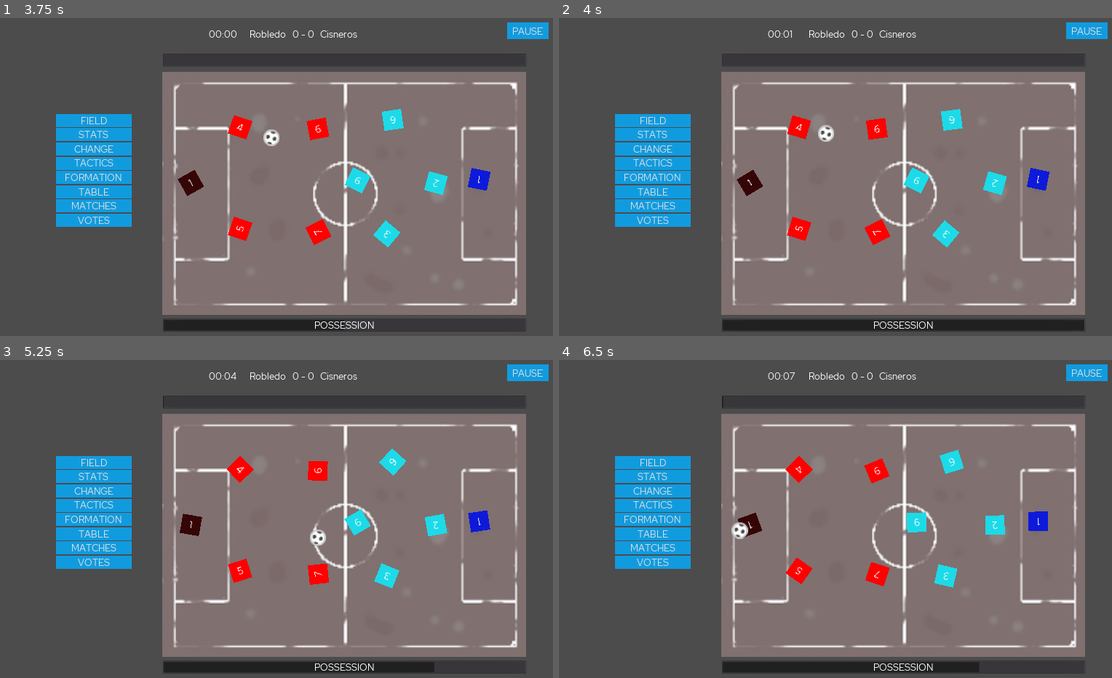
Above: before the commit, frames 1-4 (two rows, left to right).
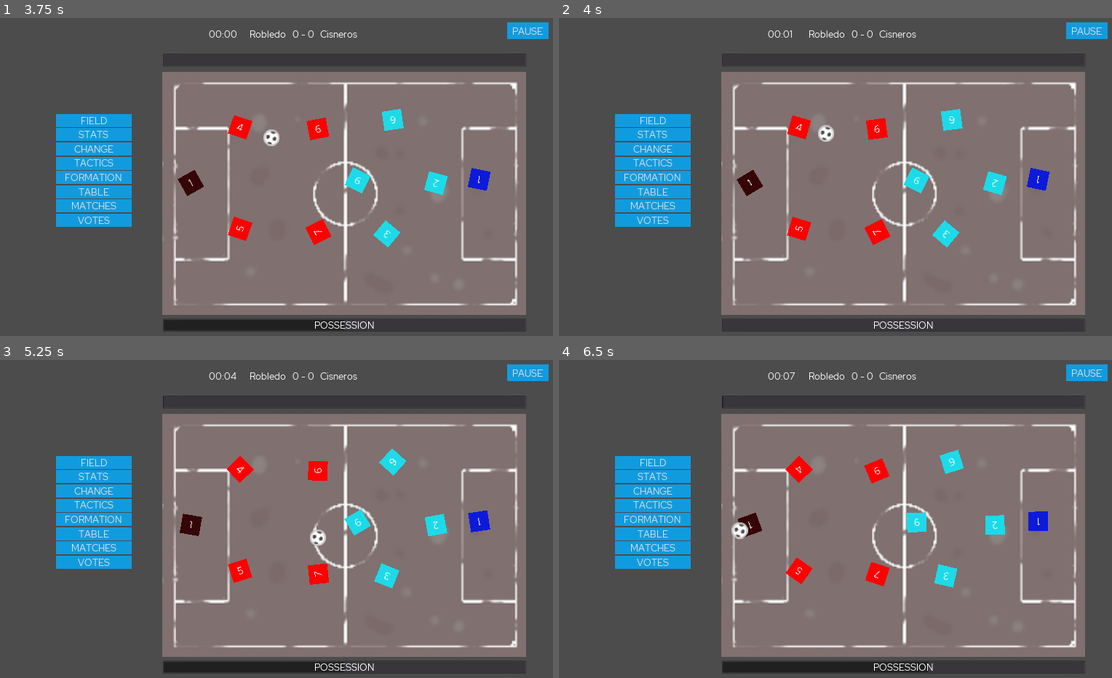
Above: after the commit, the same moments.

Repository: dulvui/futsal-manager
Game: Godot game, scene res://src/screens/splash/SplashScreen.tscn
Same seed, same stepped clock (60 frames per second), same inputs: the game is played once before the commit and once after it.
Inputs (mouse positions are in pixels of both pictures, inside the frame that each line leads up to):
- Up to frame 1 (3.75 s): click "START" at 0.5 s; click (298, 138) at 1.27 s; type "Alex" at 1.35 s; click (298, 167) at 1.5 s; type "Alex" at 1.58 s; click "Continue" at 2 s; click "Centro" at 2.75 s; click "Continue" at 3.5 s
- Up to frame 2 (4 s): no input
- Up to frame 3 (5.25 s): click "FIELD" at 4.25 s; click "STATS" at 5 s
- Up to frame 4 (6.5 s): click "CHANGE" at 5.75 s

Frame 1 is identical in both runs. In frame 2, 2.0% of the frame differs, in the area x 29-95%, y 94-99%; in frame 3, 0.5%; in frame 4, 0.3%.

Commit message:
fixed pass success rate

Diff:
--- a/game/src/utils/match-simulator/MatchSimulator.gd
+++ b/game/src/utils/match-simulator/MatchSimulator.gd
@@ -283,7 +283,9 @@
 			#reduce stamina
 			pass
 
-		var result = randi()% pass_stats + defender_stats
+		var result = randi()% (pass_stats + defender_stats)
+
+		print("pass %s vs mark %s = %s"%[str(pass_stats),str(defender_stats),str(result)])
 
 		if result <= pass_stats:
 			print("SUCCESS")
